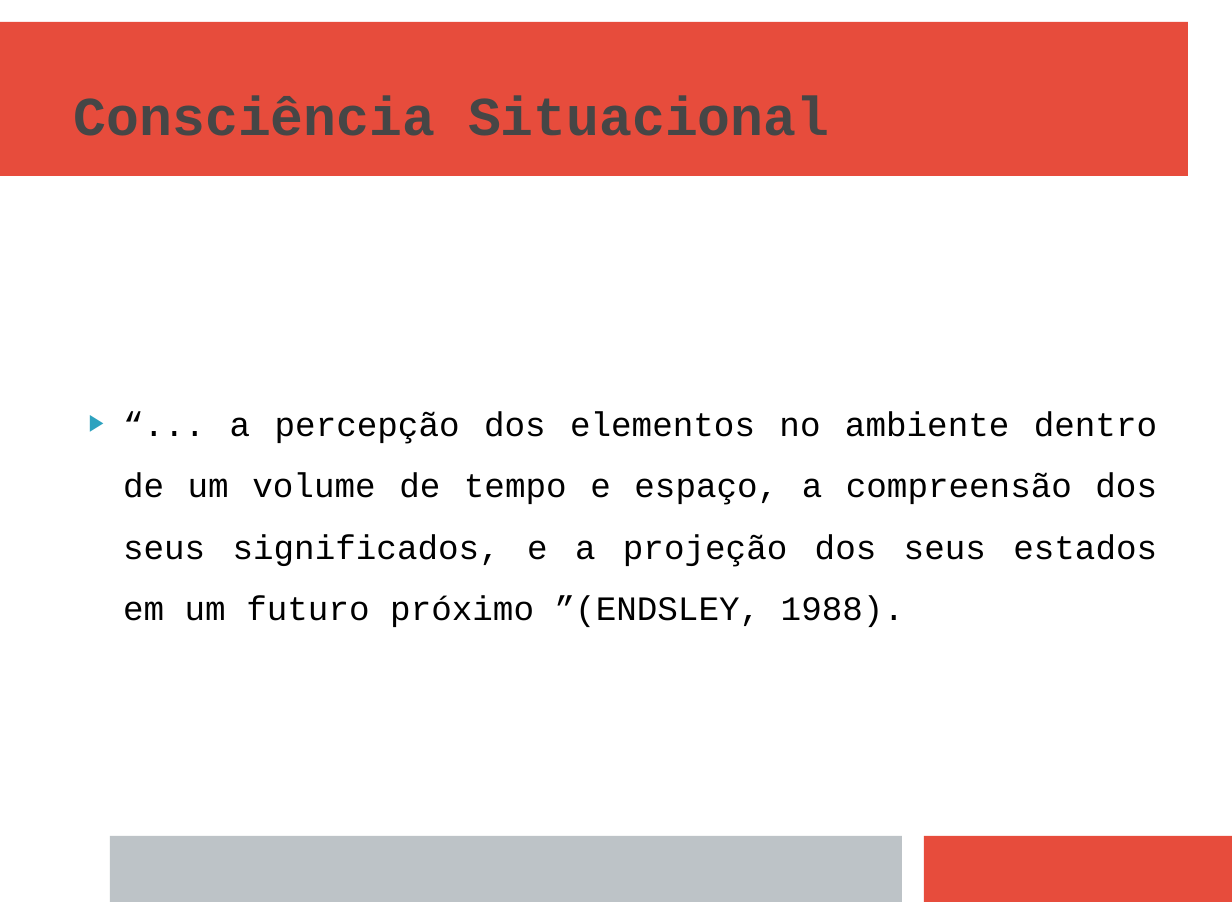
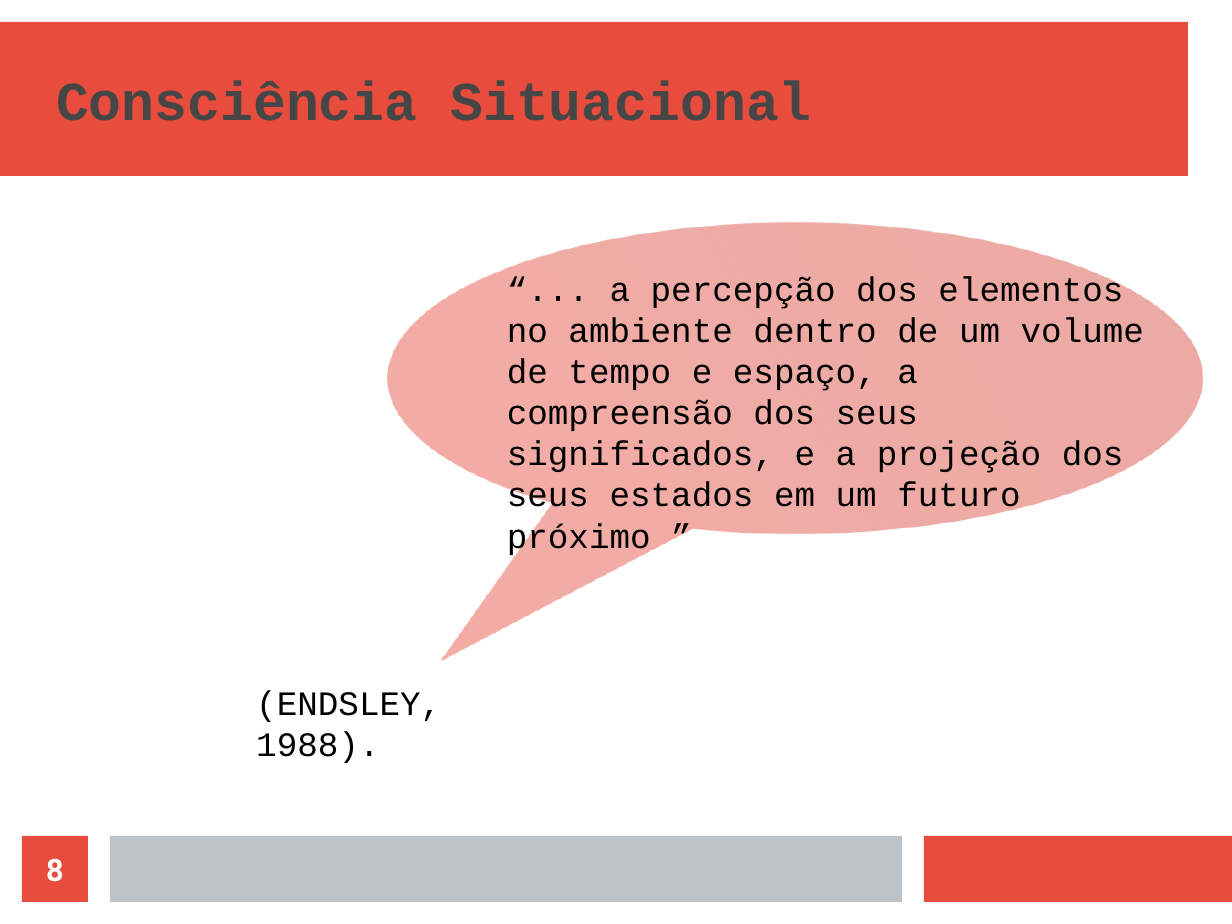
Before and after one commit to naninmartins/TCC-Modelo-de-AVA-com-CS-e-MDE, a slide deck: slide 8 of MODELO DE APOIO AO ENSINO EM AMBIENTES VIRTUAIS - APRESENTAÇÃO (linux).odp (slide 6 before the commit). Drawn at 1232x924 pixels with LibreOffice and Linux fonts; fonts in the diff are those of the drawing. Boxes give left, top, right and bottom in pixels: in the first picture for what was removed or moved away, otherwise in the second. Text is boxed around its words. In the diff, an @@ line names an element or a change of style, - is before the commit and + after.

```diff
--- a/MODELO DE APOIO AO ENSINO EM AMBIENTES VIRTUAIS - APRESENTAÇÃO (linux).odp
+++ b/MODELO DE APOIO AO ENSINO EM AMBIENTES VIRTUAIS - APRESENTAÇÃO (linux).odp
@@ title "Consciência Situacional" moved from (x1=74, y1=96, x2=829, y2=136) to (x1=56, y1=81, x2=811, y2=121) @@
@@ speech bubble added at (x1=388, y1=223, x2=1202, y2=533), fill gradient #D34437 to #D44437 to #D44537 to #D54537 @@
@@ text "“... a percepção dos elementos ..." at (x1=507, y1=276, x2=1144, y2=516): vertical alignment middle to top @@
@@ text at (x1=507, y1=276, x2=1144, y2=516): text changed @@
-▶ “... a percepção dos elementos no ambiente dentro de um volume de tempo e espaço, a compreensão dos seus significados, e a projeção dos seus estados em um futuro próximo ”(ENDSLEY, 1988).
+“... a percepção dos elementos no ambiente dentro de um volume de tempo e espaço, a compreensão dos seus significados, e a projeção dos seus estados em um futuro próximo ”
@@ text added at (x1=256, y1=690, x2=441, y2=763), 20 pt, text #000000 @@
+(ENDSLEY, 1988).
@@ page number added at (x1=22, y1=837, x2=89, y2=903), fill #E74C3C, 18 pt, text #FFFFFF, bold @@
+8
```
Also in this commit, not shown: 24 other slides changed, 4 slides added, 6 other files.
